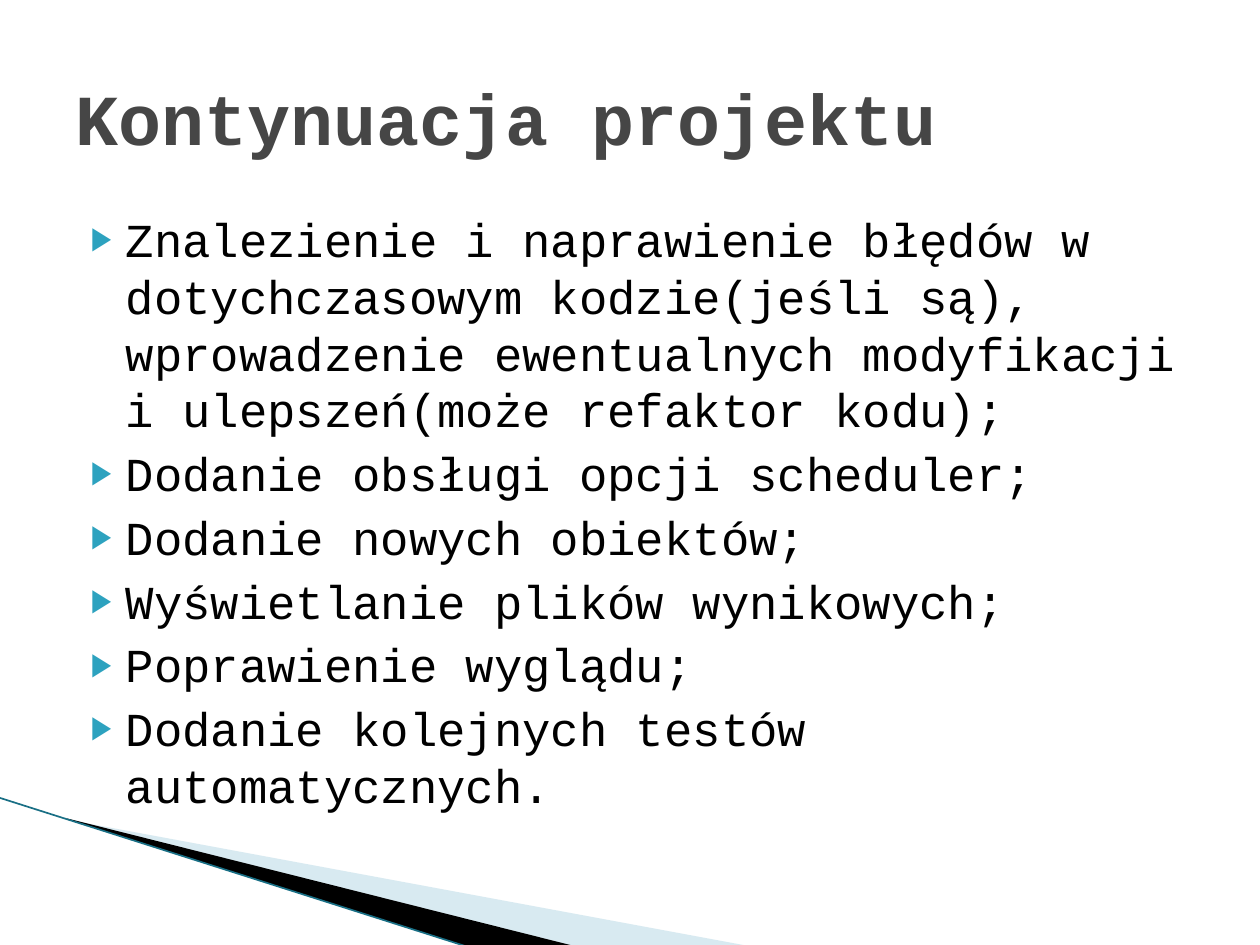
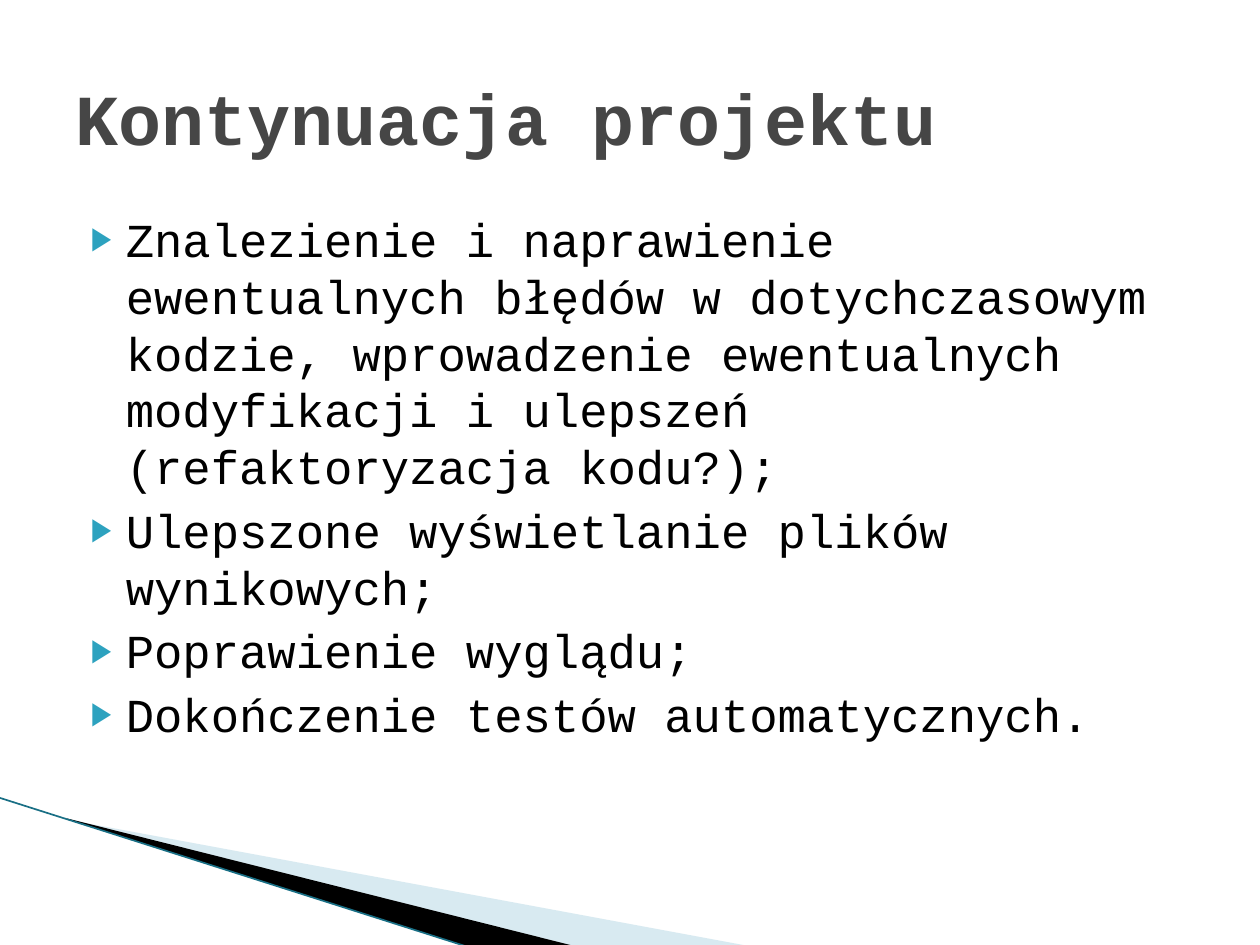
Before and after one commit to Dylek/SP_gridlab-D_GUI, a slide deck: slide 14 of prototyp 2.pptx (slide 15 before the commit). Drawn at 1260x945 pixels with LibreOffice and Linux fonts; fonts in the diff are those of the drawing; background and template pictures are left out. Boxes give left, top, right and bottom in pixels: in the first picture for what was removed or moved away, otherwise in the second. Text is boxed around its words. In the diff, an @@ line names an element or a change of style, - is before the commit and + after.

```diff
--- a/prototyp 2.pptx
+++ b/prototyp 2.pptx
@@ text at (126,223,1146,615): text changed @@
-▶ Znalezienie i naprawienie błędów w dotychczasowym kodzie(jeśli są), wprowadzenie ewentualnych modyfikacji i ulepszeń(może refaktor kodu);
-▶ Dodanie obsługi opcji scheduler;
-▶ Dodanie nowych obiektów;
-▶ Wyświetlanie plików wynikowych;
+▶ Znalezienie i naprawienie ewentualnych błędów w dotychczasowym kodzie, wprowadzenie ewentualnych modyfikacji i ulepszeń (refaktoryzacja kodu?);
+▶ Ulepszone wyświetlanie plików wynikowych;
@@ text at (126,698,1089,742): text changed @@
-▶ Dodanie kolejnych testów automatycznych.
+▶ Dokończenie testów automatycznych.
```
Also in this commit, not shown: 4 other slides changed, 1 slide removed.
